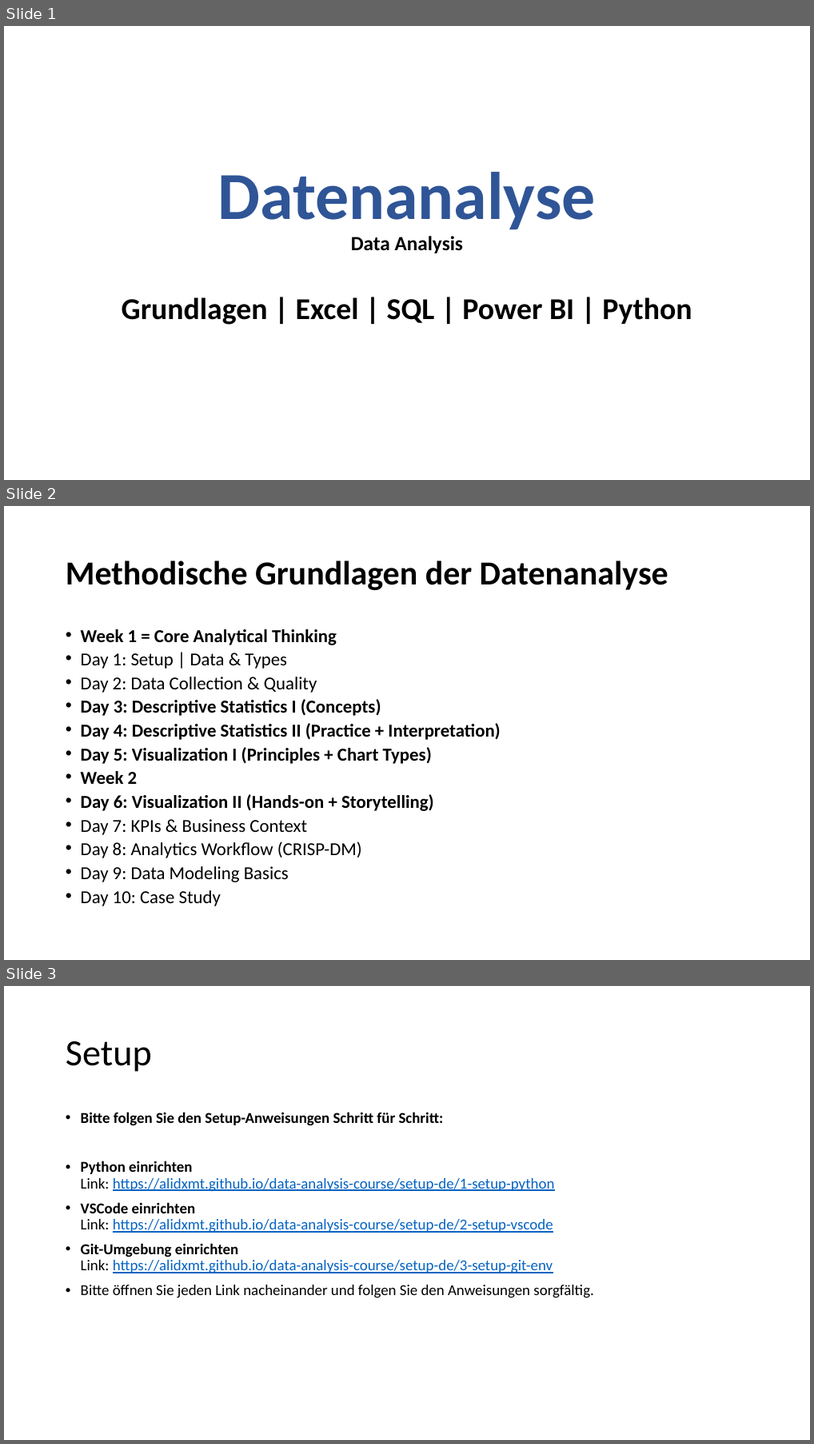
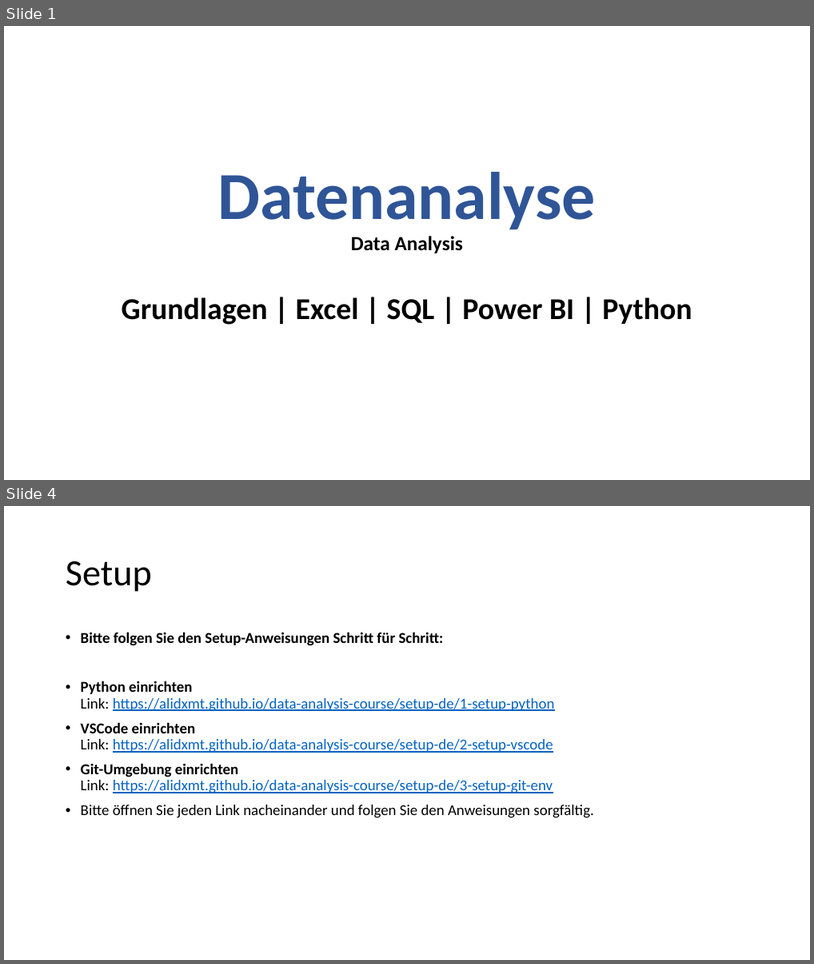
Before and after one commit to alidxmt/data-analysis-course, a slide deck: setup-de/Datenanalyse.pptx. Shown one above the other, each under a label of ours: slides 1, 2 and 3 before the commit, slides 1 and 4 after it; the slides between them are not shown. The pictures are 814x1444 and 814x964 pixels, drawn with LibreOffice and Linux fonts; fonts in the diff are those of the drawing. Boxes give left, top, right and bottom in pixels: in the first picture for what was removed or moved away, otherwise in the second. Text is boxed around its words. In the diff, an @@ line names an element or a change of style, - is before the commit and + after.

```diff
--- a/setup-de/Datenanalyse.pptx
+++ b/setup-de/Datenanalyse.pptx
@@ slide 2 removed at [4,506,810,960], background #FFFFFF @@
@@ title removed at [66,560,669,590] @@
-Methodische Grundlagen der Datenanalyse
@@ text removed at [81,629,500,906] @@
-• Week 1 = Core Analytical Thinking
-• Day 1: Setup | Data & Types
-• Day 2: Data Collection & Quality
-• Day 3: Descriptive Statistics I (Concepts)
-• Day 4: Descriptive Statistics II (Practice + Interpretation)
-• Day 5: Visualization I (Principles + Chart Types)
-• Week 2
-• Day 6: Visualization II (Hands-on + Storytelling)
-• Day 7: KPIs & Business Context
-• Day 8: Analytics Workflow (CRISP-DM)
-• Day 9: Data Modeling Basics
-• Day 10: Case Study
@@ what was slide 3 is now slide 4 @@
```
Also in this commit, not shown: 2 slides added, 2 other files.
